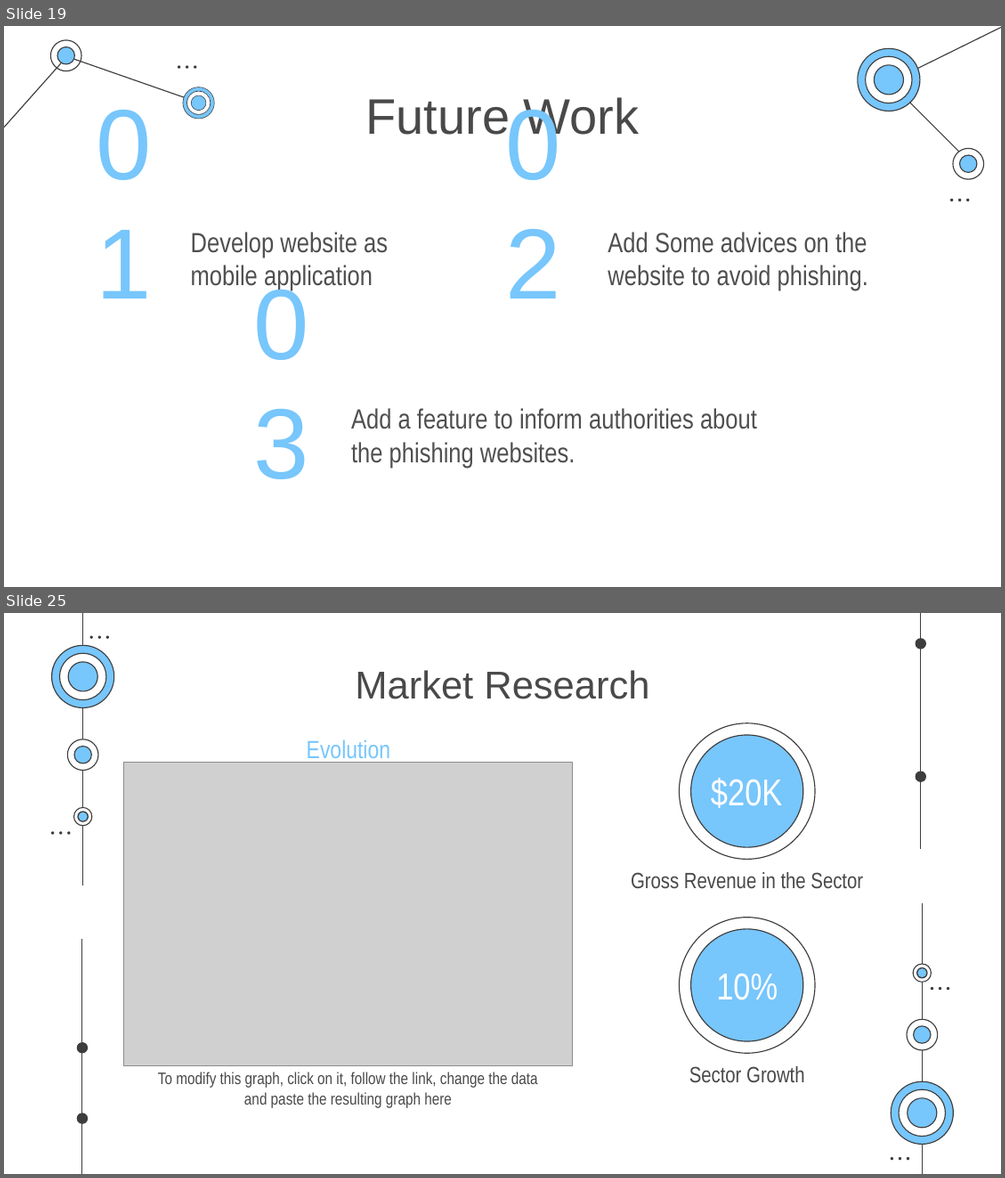
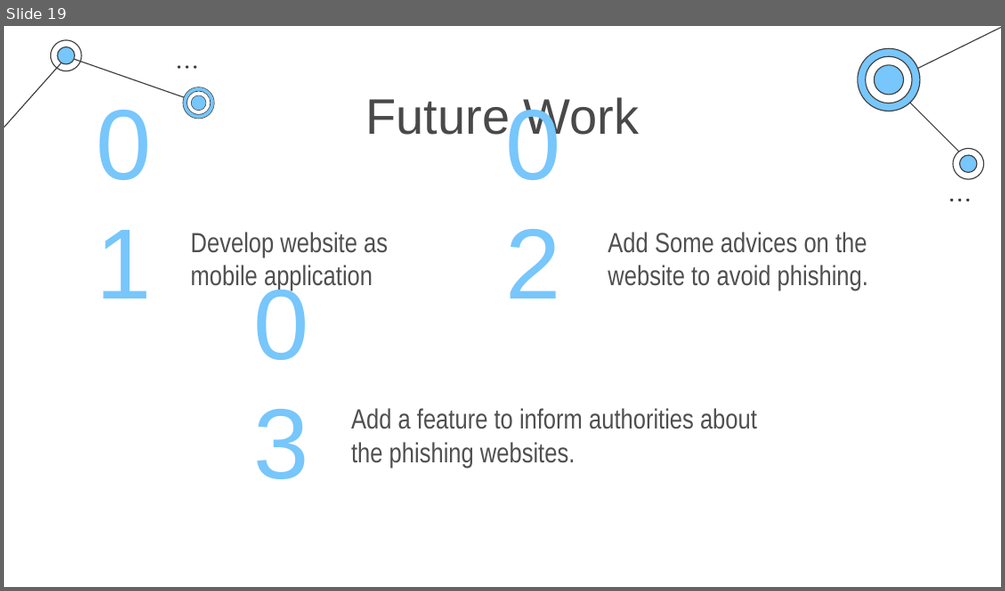
Before and after one commit to Tuwaiq-Data-Science-Bootcamp-V2/Capstone_Project, a slide deck: SecureClick-Presentation.pptx. Shown one above the other, each under a label of ours: slides 19 and 25 before the commit, slide 19 after it; the slides between them are not shown. The pictures are 1005x1178 and 1005x591 pixels, drawn with LibreOffice and Linux fonts; fonts in the diff are those of the drawing; grey boxes stand for pictures. Boxes give left, top, right and bottom in pixels: in the first picture for what was removed or moved away, otherwise in the second. Text is boxed around its words. In the diff, an @@ line names an element or a change of style, - is before the commit and + after.

```diff
--- a/SecureClick-Presentation.pptx
+++ b/SecureClick-Presentation.pptx
@@ slide 25 removed at [4,613,1001,1174], background #FFFFFF @@
@@ group removed at [51,613,954,1174]: 28 freeform shapes, 16 ellipses, 4 lines @@
@@ title removed at [355,670,649,699] @@
-Market Research
@@ text removed at [307,739,390,763] @@
-Evolution
@@ ellipse removed at [679,723,815,860] @@
@@ ellipse removed at [691,735,803,847] @@
@@ picture removed at [123,762,572,1065] @@
@@ text removed at [711,778,782,808] @@
-$20K
@@ text removed at [631,872,863,889] @@
-Gross Revenue in the Sector
@@ ellipse removed at [679,917,815,1053] @@
@@ ellipse removed at [691,929,803,1042] @@
@@ text removed at [716,973,777,1000] @@
-45K
@@ text removed at [716,973,777,1000] @@
-10%
@@ text removed at [689,1066,805,1083] @@
-Sector Growth
@@ text removed at [158,1071,538,1108] @@
-To modify this graph, click on it, follow the link, change the data and paste the resulting graph here
```
Also in this commit, not shown: 2 slides changed, 12 other slides removed.
